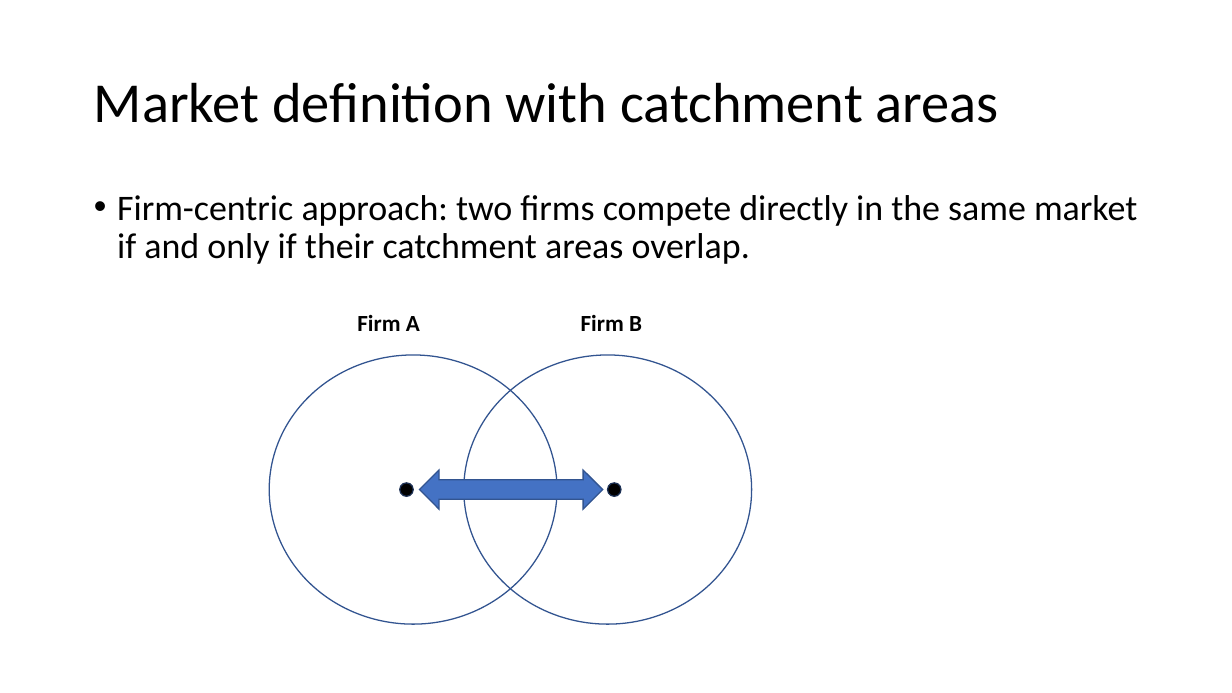
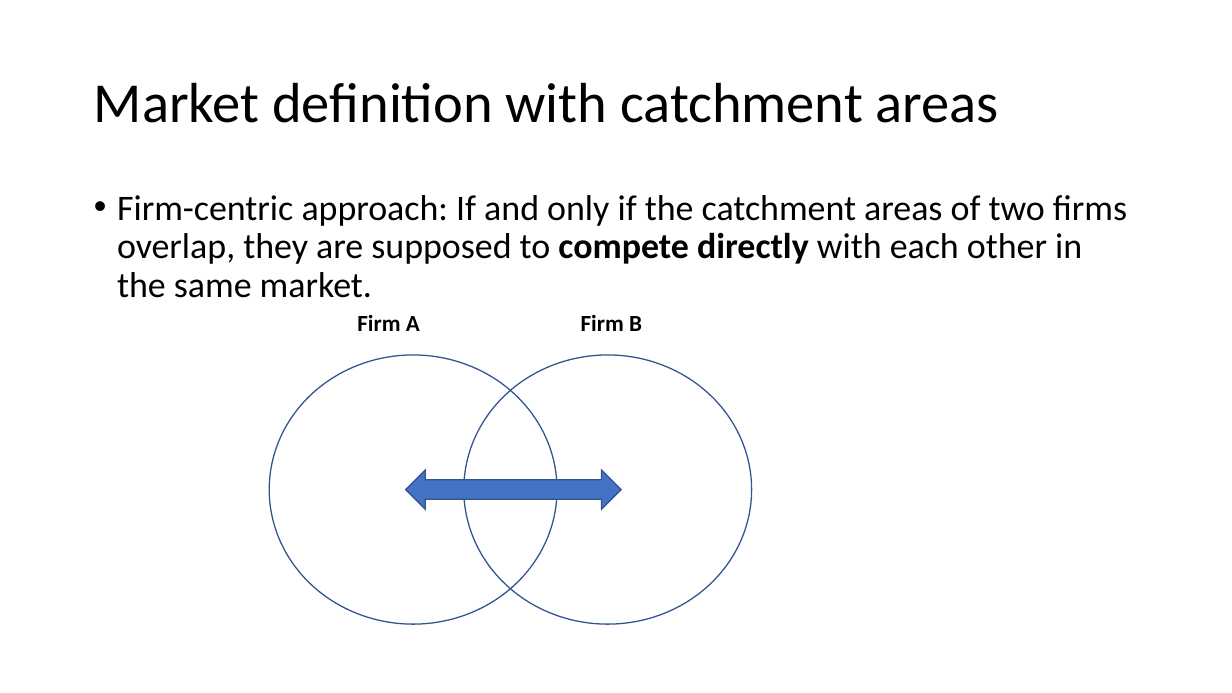
Before and after one commit to moritz-schwarz/website, a slide deck: slide 12 of resources/slides.pptx. Drawn at 1232x693 pixels with LibreOffice and Linux fonts; fonts in the diff are those of the drawing. Boxes give left, top, right and bottom in pixels: in the first picture for what was removed or moved away, otherwise in the second. Text is boxed around its words. In the diff, an @@ line names an element or a change of style, - is before the commit and + after.

```diff
--- a/resources/slides.pptx
+++ b/resources/slides.pptx
@@ text at [117, 195, 1127, 298]: text changed @@
-• Firm-centric approach: two firms compete directly in the same market if and only if their catchment areas overlap.
+• Firm-centric approach: If and only if the catchment areas of two firms overlap, they are supposed to compete directly with each other in the same market.
@@ left right arrow: place and size @@
-left right arrow at [420, 470, 603, 509]
+left right arrow at [406, 470, 621, 509]
@@ ellipse removed at [400, 483, 414, 497] @@
@@ ellipse removed at [608, 483, 622, 497] @@
```
Also in this commit, not shown: 14 other slides changed, 7 slides removed, 1 other file.
